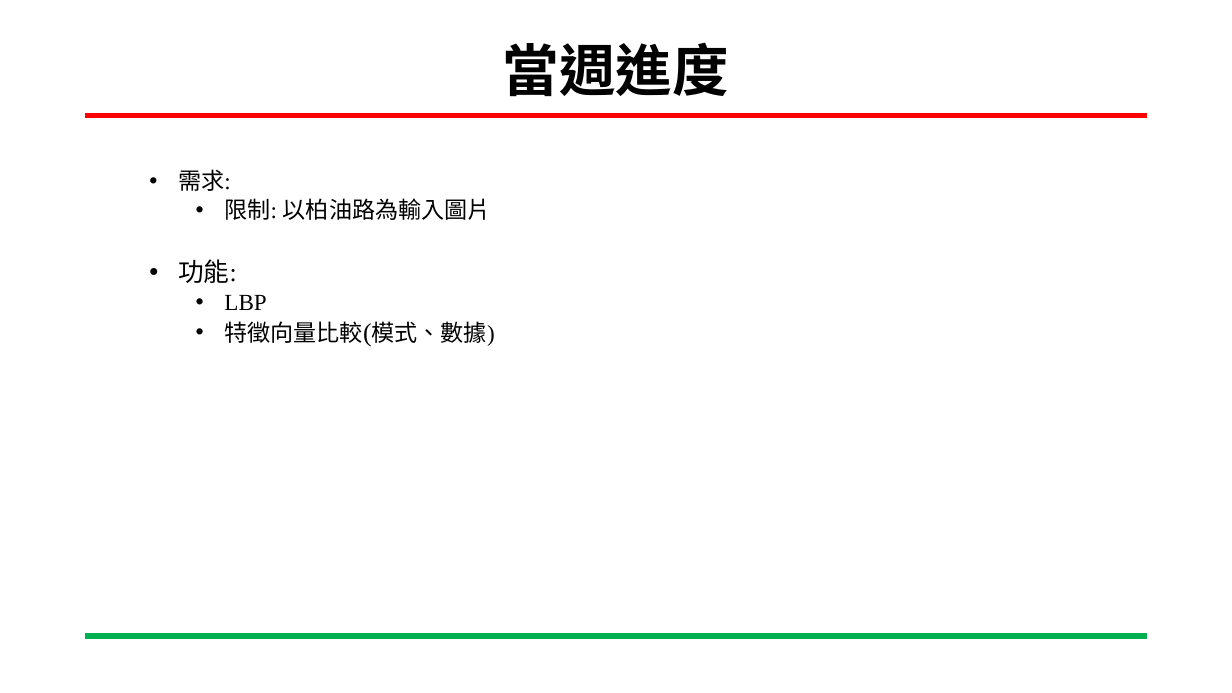
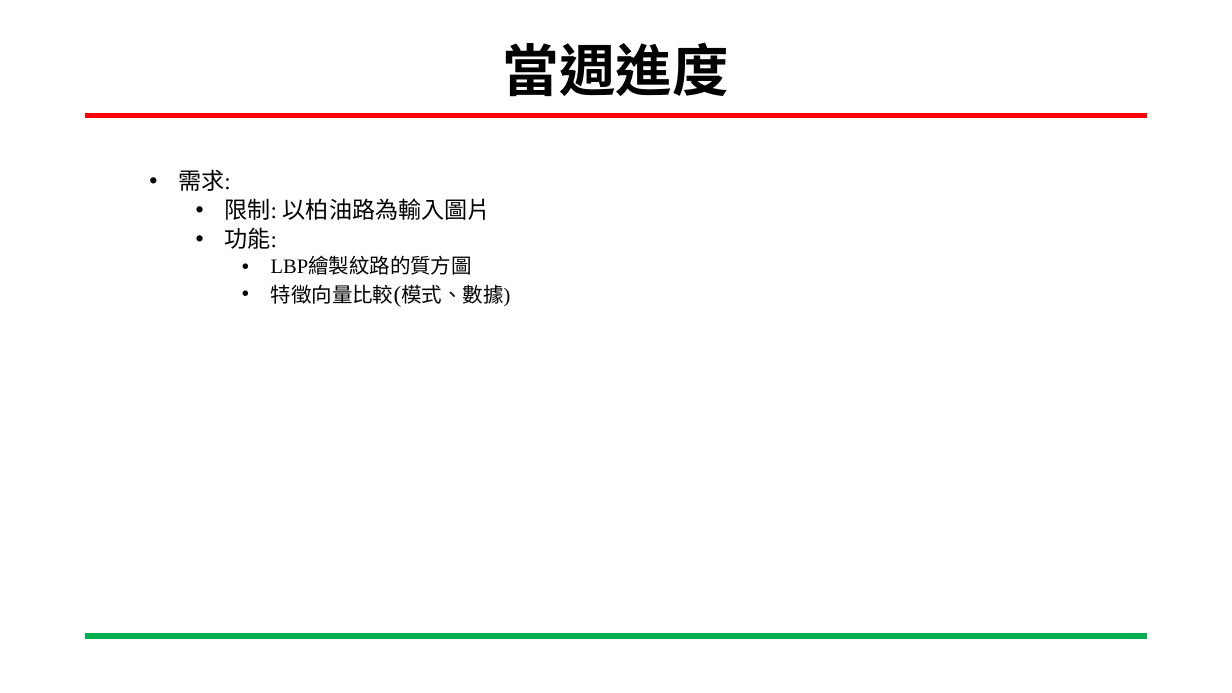
Before and after one commit to ing0331/111-2_Embedded-Image-Processing, a slide deck: slide 3 of HW2/LBP_HW2.pptx. Drawn at 1232x693 pixels with LibreOffice and Linux fonts; fonts in the diff are those of the drawing; background and template pictures are left out. Boxes give left, top, right and bottom in pixels: in the first picture for what was removed or moved away, otherwise in the second. Text is boxed around its words. In the diff, an @@ line names an element or a change of style, - is before the commit and + after.

```diff
--- a/HW2/LBP_HW2.pptx
+++ b/HW2/LBP_HW2.pptx
@@ text at <box>224,227,510,306</box>: size 20 to 18 pt in "功能:", "特徵向量比較(模式、數據)"; size 18 to 16 pt in "特徵向量比較(模式、數據)"; list level 2 to 3 in "功能:"; list level 3 to 4 in "特徵向量比較(模式、數據)" @@
@@ text at <box>271,258,472,275</box>: text changed; size 18 to 16 pt @@
-    • LBP
+      • LBP繪製紋路的質方圖
```
